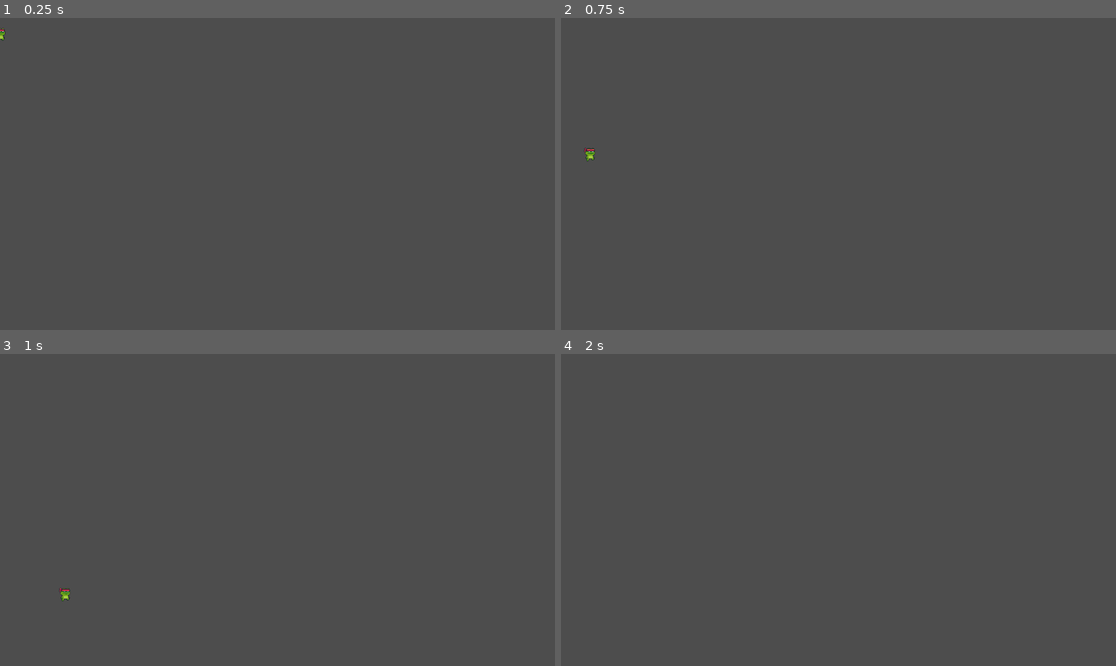
Above: before the commit, frames 1-4 (two rows, left to right).
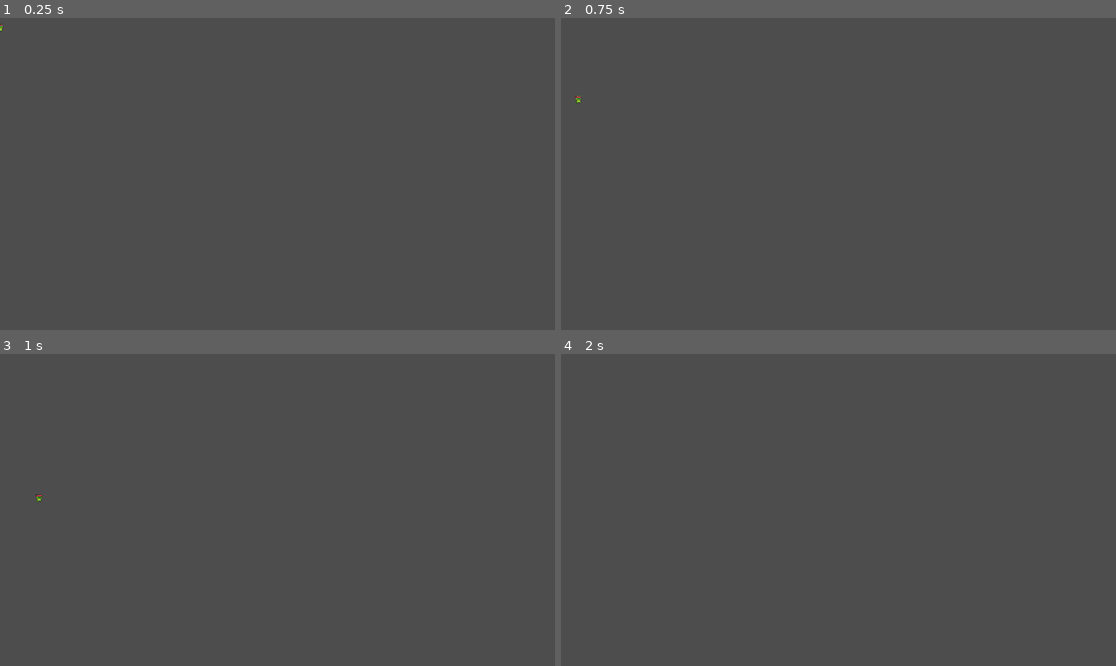
Above: after the commit, the same moments.

Repository: Akantonio/Summer2024Godot
Game: Godot game, scene res://player.tscn
The game is run twice, just before and just after one commit, with the same random seed, the same clock (stepped at 60 frames per second) and the same inputs.
Inputs:
- Up to frame 1 (0.25 s): no input
- Up to frame 2 (0.75 s): tap Enter at 0.5 s; hold D (keyboard_right) from 0.53 s (still down)
- Up to frame 3 (1 s): keep holding D (keyboard_right); tap Space (keyboard_jump) at 0.77 s
- Up to frame 4 (2 s): keep holding D (keyboard_right); tap Space (keyboard_jump) at 1.25, 1.52 s

The runs differ from the first frame. In frame 1, less than 0.1% of the frame differs, in the area x 0-2%, y 2-8%; in frame 2, less than 0.1%, in the area x 2-7%, y 24-46%; in frame 3, less than 0.1%; in frame 4, nothing differs.

Commit message:
Added gui health images, and scenes. Added the ability to update the gui and a signal from the player whenever its hit that will update the gui with current health

Diff:
--- /dev/null
+++ b/gui/heartGui.gd
@@ -0,0 +1,16 @@
+extends Panel
+
+@onready var sprite = $Sprite2D
+
+# Called when the node enters the scene tree for the first time.
+func _ready():
+	pass # Replace with function body.
+
+
+# Called every frame. 'delta' is the elapsed time since the previous frame.
+func _process(delta):
+	pass
+
+func update(whole: bool):
+	if whole: sprite.frame = 4
+	else: sprite.frame = 0
--- /dev/null
+++ b/gui/heartGui.tscn
@@ -0,0 +1,19 @@
+[gd_scene load_steps=3 format=3 uid="uid://cswmbqeqorw6m"]
+
+[ext_resource type="Script" path="res://gui/heartGui.gd" id="1_0nrkv"]
+[ext_resource type="Texture2D" uid="uid://cl83lp7fi8qhm" path="res://Sprites/gui/heart.png" id="1_xr452"]
+
+[node name="heartGui" type="Panel"]
+self_modulate = Color(1, 1, 1, 0)
+custom_minimum_size = Vector2(16, 13)
+offset_right = 16.0
+offset_bottom = 13.0
+script = ExtResource("1_0nrkv")
+
+[node name="Sprite2D" type="Sprite2D" parent="."]
+texture_filter = 1
+position = Vector2(0, -2)
+texture = ExtResource("1_xr452")
+centered = false
+hframes = 5
+frame = 4
--- /dev/null
+++ b/gui/heartsContainer.gd
@@ -0,0 +1,24 @@
+extends HBoxContainer
+
+@onready var HeartGuiClass = preload("res://gui/heartGui.tscn")
+# Called when the node enters the scene tree for the first time.
+func _ready():
+	pass # Replace with function body.
+
+
+# Called every frame. 'delta' is the elapsed time since the previous frame.
+func _process(delta):
+	pass
+
+func setMaxHearts(max: int):
+	for i in range(max):
+		var heart = HeartGuiClass.instantiate()
+		add_child(heart)
+func updateHearts(currentHealth: int):
+	var hearts = get_children()
+
+	for i in range(currentHealth):
+		hearts[i].update(true)
+
+	for i in range(currentHealth, hearts.size()):
+		hearts[i].update(false)
--- /dev/null
+++ b/gui/heartsContainer.tscn
@@ -0,0 +1,9 @@
+[gd_scene load_steps=2 format=3 uid="uid://cqo7vjp5msa2u"]
+
+[ext_resource type="Script" path="res://gui/heartsContainer.gd" id="1_dhf1t"]
+
+[node name="heartsContainer" type="HBoxContainer"]
+offset_right = 127.0
+offset_bottom = 77.0
+theme_override_constants/separation = 2
+script = ExtResource("1_dhf1t")
--- a/player.gd
+++ b/player.gd
@@ -7,6 +7,8 @@
 # Get the gravity from the project settings to be synced with RigidBody nodes.
 var gravity = ProjectSettings.get_setting("physics/2d/default_gravity")
 
+@export var maxHealth = 5
+@onready var currentHealth: int = maxHealth
 
 func _physics_process(delta):
 	#animations
@@ -35,3 +37,10 @@
 	move_and_slide()
 	var isLeft = velocity.x < 0
 	$Sprite2D.flip_h = isLeft
+
+func _on_hurt_box_area_entered(area):
+	if area.name == "hitBox":
+		currentHealth -= 1
+		if currentHealth == 0:
+			currentHealth = maxHealth
+		print_debug(currentHealth);
--- a/player.tscn
+++ b/player.tscn
@@ -206,7 +206,8 @@
 [node name="Sprite2D" type="AnimatedSprite2D" parent="."]
 texture_filter = 1
 sprite_frames = SubResource("SpriteFrames_xndvy")
-animation = &"run"
+animation = &"fall"
+frame_progress = 0.426613
 
 [node name="CollisionShape2D" type="CollisionShape2D" parent="."]
 position = Vector2(0, 2)
--- a/project.godot
+++ b/project.godot
@@ -14,6 +14,11 @@
 run/main_scene="res://player.tscn"
 config/features=PackedStringArray("4.2", "GL Compatibility")
 config/icon="res://icon.svg"
+
+[display]
+
+window/size/viewport_width=1920
+window/size/viewport_height=1080
 
 [dotnet]
 
@@ -49,5 +54,5 @@
 
 [rendering]
 
-renderer/rendering_method="gl_compatibility"
-renderer/rendering_method.mobile="gl_compatibility"
+renderer/rendering_method.mobile="forward_plus"
+renderer/rendering_method.web="forward_plus"
--- /dev/null
+++ b/test.gd
@@ -0,0 +1,14 @@
+extends Node2D
+
+@onready var heartsContainer = $CanvasLayer/heartsContainer
+@onready var player = $Player
+
+# Called when the node enters the scene tree for the first time.
+func _ready():
+	heartsContainer.setMaxHearts(player.maxHealth)
+	heartsContainer.updateHearts(1)
+
+
+# Called every frame. 'delta' is the elapsed time since the previous frame.
+func _process(delta):
+	pass
--- /dev/null
+++ b/test.tscn
@@ -0,0 +1,15 @@
+[gd_scene load_steps=4 format=3 uid="uid://ceacw8luev2lf"]
+
+[ext_resource type="Script" path="res://test.gd" id="1_6txnl"]
+[ext_resource type="PackedScene" uid="uid://bvwiuai8lgww0" path="res://player.tscn" id="1_kc4k1"]
+[ext_resource type="PackedScene" uid="uid://cqo7vjp5msa2u" path="res://gui/heartsContainer.tscn" id="3_4hstq"]
+
+[node name="Test" type="Node2D"]
+script = ExtResource("1_6txnl")
+
+[node name="Player" parent="." instance=ExtResource("1_kc4k1")]
+position = Vector2(99, 37)
+
+[node name="CanvasLayer" type="CanvasLayer" parent="."]
+
+[node name="heartsContainer" parent="CanvasLayer" instance=ExtResource("3_4hstq")]
Binary file added: Sprites/gui/heart.png
Not shown, added: Sprites/gui/heart.png.import
